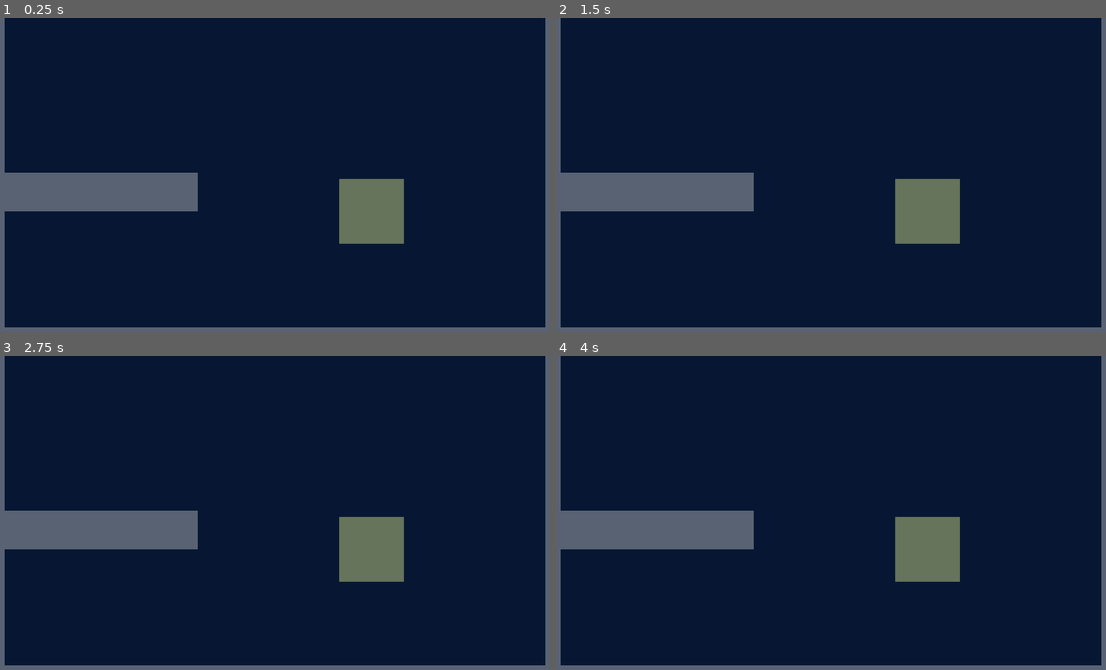
Above: before the commit, frames 1-4 (two rows, left to right).
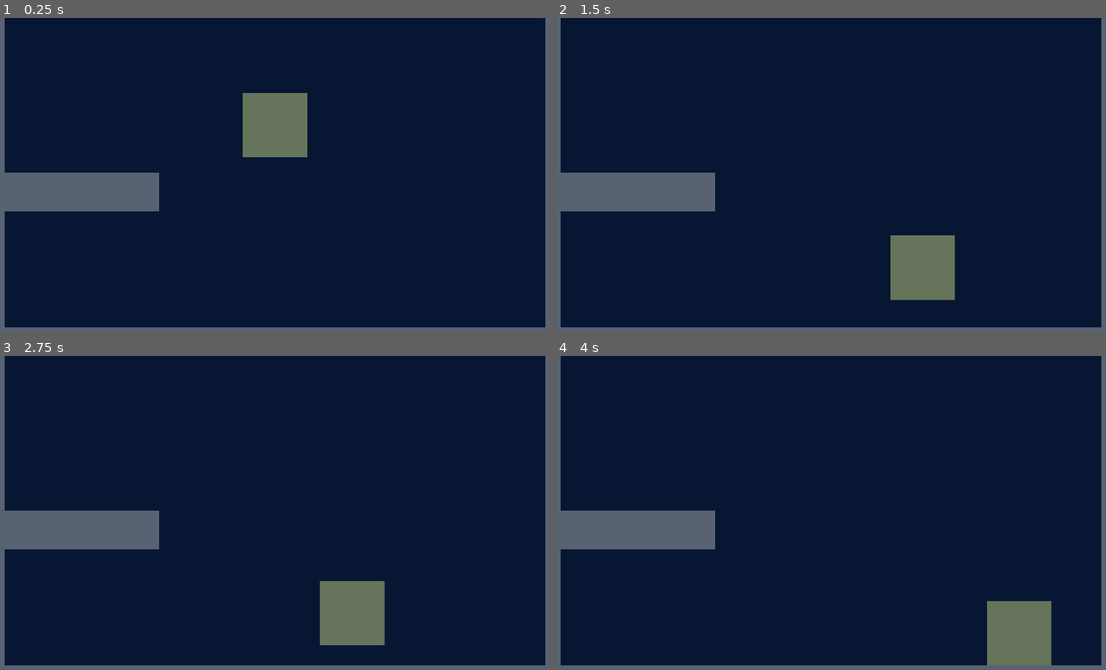
Above: after the commit, the same moments.

Repository: jennaknudsen/movement-sandbox
Game: Godot game, scene res://levels/sandbox.tscn
Same seed, same stepped clock (60 frames per second), same inputs: the game is played once before the commit and once after it.
Inputs:
- Up to frame 1 (0.25 s): no input
- Up to frame 2 (1.5 s): tap Enter (ui_accept) at 0.5, 0.6, 0.77, 1.07, 1.35 s; hold Right (ui_right) from 0.53 s (still down)
- Up to frame 3 (2.75 s): tap Enter (ui_accept) at 1.52, 1.82, 2.1 s; release Right (ui_right) at 2.03 s; hold Left (ui_left) from 2.03 s (still down)
- Up to frame 4 (4 s): release Left (ui_left) at 2.78 s; hold Right (ui_right) from 2.78 s (still down); tap Enter (ui_accept) at 2.85, 3.02, 3.32, 3.6, 3.77 s

The runs differ from the first frame. In frame 1, 5.7% of the frame differs, in the area x 28-74%, y 23-72%; in frame 2, 5.2%; in frame 3, 5.7%; in frame 4, 5.7%.

Commit message:
Refactor to make parent of character scene the Character2D

Diff:
--- a/character/character.gd
+++ b/character/character.gd
@@ -1,14 +1,28 @@
-extends Node2D
+extends CharacterBody2D
 
 
-# Called when the node enters the scene tree for the first time.
-func _ready():
-    pass # Replace with function body.
+const SPEED = 300.0
+const JUMP_VELOCITY = -400.0
+
+# Get the gravity from the project settings to be synced with RigidBody nodes.
+var gravity = ProjectSettings.get_setting("physics/2d/default_gravity")
 
 
-# Called every frame. 'delta' is the elapsed time since the previous frame.
-func _process(delta):
-    pass
+func _physics_process(delta):
+    # Add the gravity.
+    if not is_on_floor():
+        velocity.y += gravity * delta
 
-func _physics_process(delta):
-    pass
+    # Handle jump.
+    if Input.is_action_just_pressed("ui_accept") and is_on_floor():
+        velocity.y = JUMP_VELOCITY
+
+    # Get the input direction and handle the movement/deceleration.
+    # As good practice, you should replace UI actions with custom gameplay actions.
+    var direction = Input.get_axis("ui_left", "ui_right")
+    if direction:
+        velocity.x = direction * SPEED
+    else:
+        velocity.x = move_toward(velocity.x, 0, SPEED)
+
+    move_and_slide()
--- a/character/character.tscn
+++ b/character/character.tscn
@@ -1,10 +1,14 @@
-[gd_scene load_steps=12 format=3 uid="uid://cemj1kgly708"]
+[gd_scene load_steps=13 format=3 uid="uid://cemj1kgly708"]
 
+[ext_resource type="Script" path="res://character/character.gd" id="1_kcf1s"]
 [ext_resource type="Texture2D" uid="uid://dkaugxm504q5u" path="res://character/idle/box.png" id="1_ubfy1"]
 [ext_resource type="Texture2D" uid="uid://xw4crw3kpt6p" path="res://character/sword-slice/slice_1.png" id="2_q5j13"]
 [ext_resource type="Texture2D" uid="uid://drnjje8wak0ko" path="res://character/sword-slice/slice_3.png" id="4_cyhrl"]
 [ext_resource type="Texture2D" uid="uid://ccr87g84u45qy" path="res://character/sword-slice/slice_4_1.png" id="5_q17fh"]
 [ext_resource type="Texture2D" uid="uid://ov6k8m6befyw" path="res://character/sword-slice/slice_4_2.png" id="6_c0kax"]
+
+[sub_resource type="RectangleShape2D" id="RectangleShape2D_scb48"]
+size = Vector2(200, 200)
 
 [sub_resource type="SpriteFrames" id="SpriteFrames_er17q"]
 animations = [{
@@ -16,9 +20,6 @@
 "name": &"idle",
 "speed": 5.0
 }]
-
-[sub_resource type="RectangleShape2D" id="RectangleShape2D_scb48"]
-size = Vector2(200, 200)
 
 [sub_resource type="Animation" id="Animation_3fgto"]
 length = 0.001
@@ -49,7 +50,7 @@
 tracks/2/type = "value"
 tracks/2/imported = false
 tracks/2/enabled = true
-tracks/2/path = NodePath("CharacterBody2D/WeaponCollision:disabled")
+tracks/2/path = NodePath("../CharacterBody2D/WeaponCollision:disabled")
 tracks/2/interp = 1
 tracks/2/loop_wrap = true
 tracks/2/keys = {
@@ -61,7 +62,7 @@
 tracks/3/type = "value"
 tracks/3/imported = false
 tracks/3/enabled = true
-tracks/3/path = NodePath("CharacterBody2D/WeaponCollision:position")
+tracks/3/path = NodePath("../CharacterBody2D/WeaponCollision:position")
 tracks/3/interp = 1
 tracks/3/loop_wrap = true
 tracks/3/keys = {
@@ -73,7 +74,7 @@
 tracks/4/type = "value"
 tracks/4/imported = false
 tracks/4/enabled = true
-tracks/4/path = NodePath("CharacterBody2D/WeaponCollision:polygon")
+tracks/4/path = NodePath("../CharacterBody2D/WeaponCollision:polygon")
 tracks/4/interp = 1
 tracks/4/loop_wrap = true
 tracks/4/keys = {
@@ -87,7 +88,6 @@
 
 [sub_resource type="Animation" id="Animation_0qdth"]
 resource_name = "sword_slice"
-length = 1.0
 loop_mode = 1
 step = 0.0166667
 tracks/0/type = "value"
@@ -97,7 +97,7 @@
 tracks/0/interp = 1
 tracks/0/loop_wrap = true
 tracks/0/keys = {
-"times": PackedFloat32Array(0, 0.0166667, 0.0333333, 0.05, 0.183333),
+"times": PackedFloat32Array(0, 0.0166667, 0.0333334, 0.0500001, 0.183333),
 "transitions": PackedFloat32Array(1, 1, 1, 1, 1),
 "update": 1,
 "values": [null, ExtResource("2_q5j13"), ExtResource("4_cyhrl"), ExtResource("5_q17fh"), SubResource("CanvasTexture_15txe")]
@@ -117,7 +117,7 @@
 tracks/2/type = "value"
 tracks/2/imported = false
 tracks/2/enabled = true
-tracks/2/path = NodePath("CharacterBody2D/WeaponCollision:disabled")
+tracks/2/path = NodePath("../CharacterBody2D/WeaponCollision:disabled")
 tracks/2/interp = 1
 tracks/2/loop_wrap = true
 tracks/2/keys = {
@@ -129,7 +129,7 @@
 tracks/3/type = "value"
 tracks/3/imported = false
 tracks/3/enabled = true
-tracks/3/path = NodePath("CharacterBody2D/WeaponCollision:position")
+tracks/3/path = NodePath("../CharacterBody2D/WeaponCollision:position")
 tracks/3/interp = 1
 tracks/3/loop_wrap = true
 tracks/3/keys = {
@@ -141,7 +141,7 @@
 tracks/4/type = "value"
 tracks/4/imported = false
 tracks/4/enabled = true
-tracks/4/path = NodePath("CharacterBody2D/WeaponCollision:polygon")
+tracks/4/path = NodePath("../CharacterBody2D/WeaponCollision:polygon")
 tracks/4/interp = 1
 tracks/4/loop_wrap = true
 tracks/4/keys = {
@@ -157,7 +157,19 @@
 "sword_slice": SubResource("Animation_0qdth")
 }
 
-[node name="Character" type="Node2D"]
+[node name="CharacterBody2D" type="CharacterBody2D"]
+script = ExtResource("1_kcf1s")
+metadata/_edit_lock_ = true
+
+[node name="PlayerCollision" type="CollisionShape2D" parent="."]
+shape = SubResource("RectangleShape2D_scb48")
+metadata/_edit_lock_ = true
+
+[node name="WeaponCollision" type="CollisionPolygon2D" parent="."]
+z_index = 9
+z_as_relative = false
+polygon = PackedVector2Array(-39, 207, 23, -16, 310, -36, 280, 100, 148, 185)
+metadata/_edit_lock_ = true
 
 [node name="WeaponFrontSprite" type="Sprite2D" parent="."]
 z_index = 3
@@ -173,19 +185,6 @@
 z_index = 1
 metadata/_edit_lock_ = true
 
-[node name="CharacterBody2D" type="CharacterBody2D" parent="."]
-metadata/_edit_lock_ = true
-
-[node name="PlayerCollision" type="CollisionShape2D" parent="CharacterBody2D"]
-shape = SubResource("RectangleShape2D_scb48")
-metadata/_edit_lock_ = true
-
-[node name="WeaponCollision" type="CollisionPolygon2D" parent="CharacterBody2D"]
-z_index = 9
-z_as_relative = false
-disabled = true
-metadata/_edit_lock_ = true
-
 [node name="AnimationPlayer" type="AnimationPlayer" parent="."]
 libraries = {
 "": SubResource("AnimationLibrary_qyx8w")
--- a/levels/sandbox.tscn
+++ b/levels/sandbox.tscn
@@ -14,10 +14,6 @@
 centered = false
 metadata/_edit_lock_ = true
 
-[node name="Character" parent="." instance=ExtResource("2_207d1")]
-z_index = 2
-position = Vector2(1260, 600)
-
 [node name="StaticWall" parent="." instance=ExtResource("3_qkclk")]
 z_index = 2
 scale = Vector2(1, 9)
@@ -25,18 +21,31 @@
 
 [node name="StaticWall2" parent="." instance=ExtResource("3_qkclk")]
 position = Vector2(120, 480)
-scale = Vector2(5, 1)
+scale = Vector2(4, 1)
+metadata/_edit_lock_ = true
 
 [node name="StaticWall3" parent="." instance=ExtResource("3_qkclk")]
 position = Vector2(120, 960)
 scale = Vector2(14, 1)
+metadata/_edit_lock_ = true
 
 [node name="StaticWall4" parent="." instance=ExtResource("3_qkclk")]
 z_index = 2
 position = Vector2(1800, 0)
 scale = Vector2(1, 9)
+metadata/_edit_lock_ = true
 
 [node name="Background" type="Sprite2D" parent="."]
 texture = ExtResource("4_pwsap")
 centered = false
 metadata/_edit_lock_ = true
+
+[node name="CharacterBody2D" parent="." instance=ExtResource("2_207d1")]
+position = Vector2(960, 300)
+
+[node name="WeaponCollision" parent="CharacterBody2D" index="1"]
+polygon = PackedVector2Array()
+disabled = true
+
+[editable path="StaticWall2"]
+[editable path="CharacterBody2D"]
